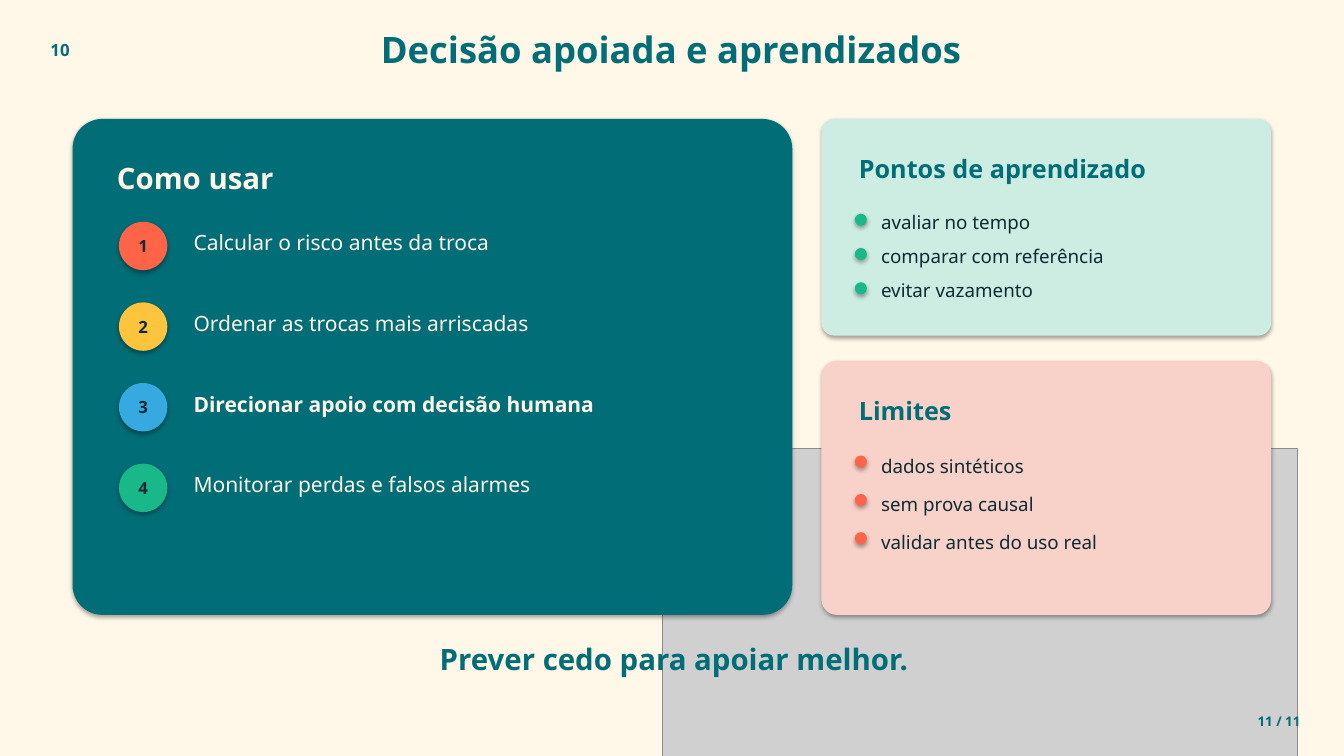
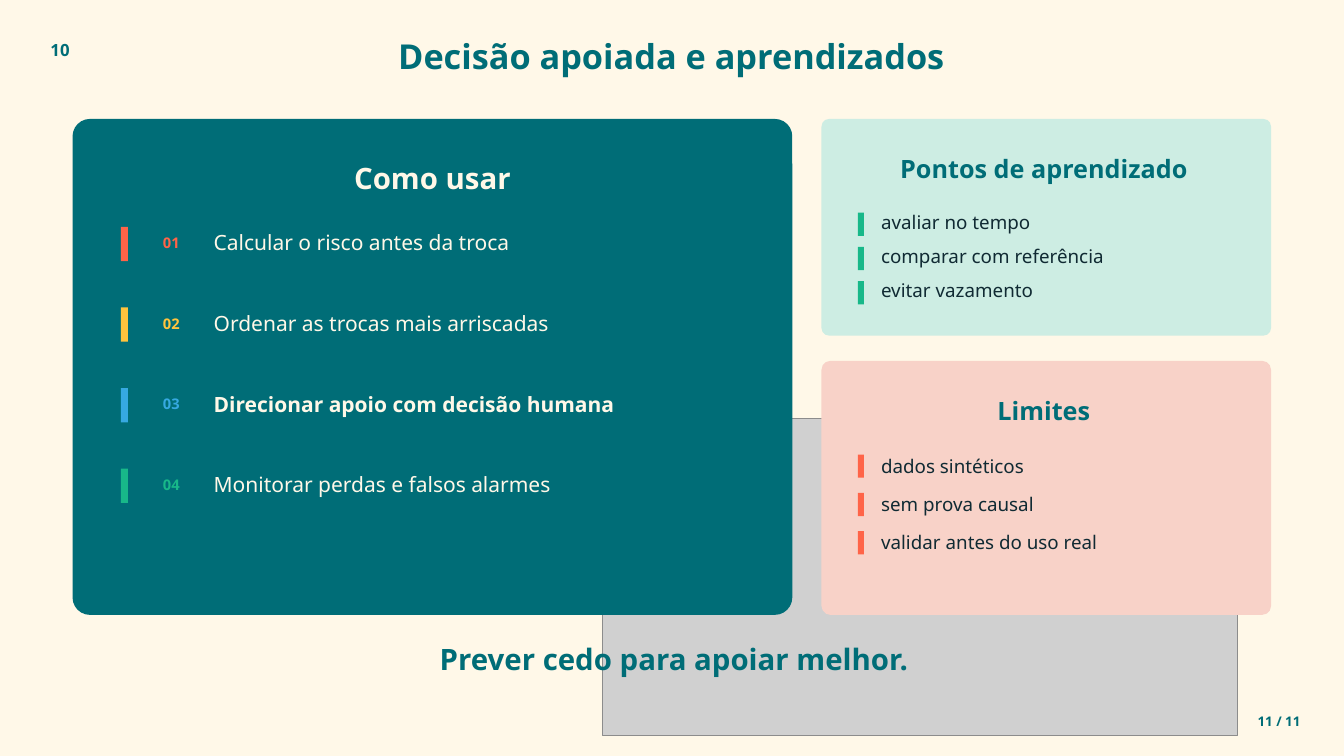
Before and after one commit to JulianaBallin/SMT-Changeover-Prediction, a slide deck: slide 11 of docs/apresentacao/apresentacao_smt_em_tempo.pptx. Drawn at 1344x756 pixels with LibreOffice and Linux fonts; fonts in the diff are those of the drawing; grey boxes stand for pictures. Boxes give left, top, right and bottom in pixels: in the first picture for what was removed or moved away, otherwise in the second. Text is boxed around its words. In the diff, an @@ line names an element or a change of style, - is before the commit and + after.

Commit message:
design(slides): modernize layout and alignment

```diff
--- a/docs/apresentacao/apresentacao_smt_em_tempo.pptx
+++ b/docs/apresentacao/apresentacao_smt_em_tempo.pptx
@@ text "Decisão apoiada e aprendizados": place and size @@
-text "Decisão apoiada e aprendizados" at (381, 35, 961, 72)
+text "Decisão apoiada e aprendizados" at (398, 43, 944, 78)
@@ text "Decisão apoiada e aprendizados" at (398, 43, 944, 78): size 26 to 24.5 pt @@
@@ alignment left to centre in 3 elements at (900, 159, 1187, 184), (997, 401, 1090, 421), (354, 167, 511, 190) @@
@@ rectangle: place and size @@
-rectangle at (119, 222, 167, 270)
+rectangle at (121, 227, 128, 261)
@@ text at (163, 237, 180, 248): text changed; size 12 to 10.5 pt; text colour #102A33 to #FF6448 @@
-1
+01
@@ text "Calcular o risco antes da ...": place and size @@
-text "Calcular o risco antes da ..." at (194, 234, 489, 251)
+text "Calcular o risco antes da ..." at (214, 234, 509, 251)
@@ rectangle: place and size @@
-rectangle at (855, 214, 867, 226)
+rectangle at (858, 213, 864, 236)
@@ rectangle: place and size @@
-rectangle at (855, 248, 867, 260)
+rectangle at (858, 247, 864, 270)
@@ rectangle: place and size @@
-rectangle at (855, 282, 867, 294)
+rectangle at (858, 281, 864, 304)
@@ rectangle: place and size @@
-rectangle at (119, 302, 167, 351)
+rectangle at (121, 308, 128, 342)
@@ text at (163, 318, 180, 329): text changed; size 12 to 10.5 pt; text colour #102A33 to #FFC43D @@
-2
+02
@@ text "Ordenar as trocas mais arriscadas": place and size @@
-text "Ordenar as trocas mais arriscadas" at (194, 315, 528, 332)
+text "Ordenar as trocas mais arriscadas" at (214, 315, 548, 332)
@@ rectangle: place and size @@
-rectangle at (119, 383, 167, 432)
+rectangle at (121, 388, 128, 422)
@@ text "Direcionar apoio com decisão humana": place and size @@
-text "Direcionar apoio com decisão humana" at (194, 396, 594, 417)
+text "Direcionar apoio com decisão humana" at (214, 396, 614, 417)
@@ shadow off; proportions changed in 3 elements at (73, 119, 792, 615), (822, 119, 1271, 336), (822, 361, 1271, 615) @@
@@ text at (163, 398, 180, 409): text changed; size 12 to 10.5 pt; text colour #102A33 to #36A9E1 @@
-3
+03
@@ picture: place and size @@
-picture at (663, 449, 1299, 756)
+picture at (602, 418, 1237, 736)
@@ ellipse to rectangle; shadow off in 10 elements at (858, 213, 864, 236), (858, 247, 864, 270), (858, 281, 864, 304), (858, 493, 864, 516), (858, 455, 864, 478), (858, 531, 864, 555), (121, 388, 128, 422), (121, 227, 128, 261), (121, 308, 128, 342), (121, 469, 128, 503) @@
@@ rectangle: place and size @@
-rectangle at (119, 464, 167, 512)
+rectangle at (121, 469, 128, 503)
@@ text at (163, 479, 180, 490): text changed; size 12 to 10.5 pt; text colour #102A33 to #18B889 @@
-4
+04
@@ text "Monitorar perdas e falsos alarmes": place and size @@
-text "Monitorar perdas e falsos alarmes" at (194, 476, 530, 497)
+text "Monitorar perdas e falsos alarmes" at (214, 476, 550, 497)
@@ rectangle: place and size @@
-rectangle at (855, 456, 867, 468)
+rectangle at (858, 455, 864, 478)
@@ rectangle: place and size @@
-rectangle at (855, 494, 867, 506)
+rectangle at (858, 493, 864, 516)
@@ rectangle: place and size @@
-rectangle at (855, 532, 867, 544)
+rectangle at (858, 531, 864, 555)
```
Also in this commit, not shown: 10 other slides changed, 2 other files.
